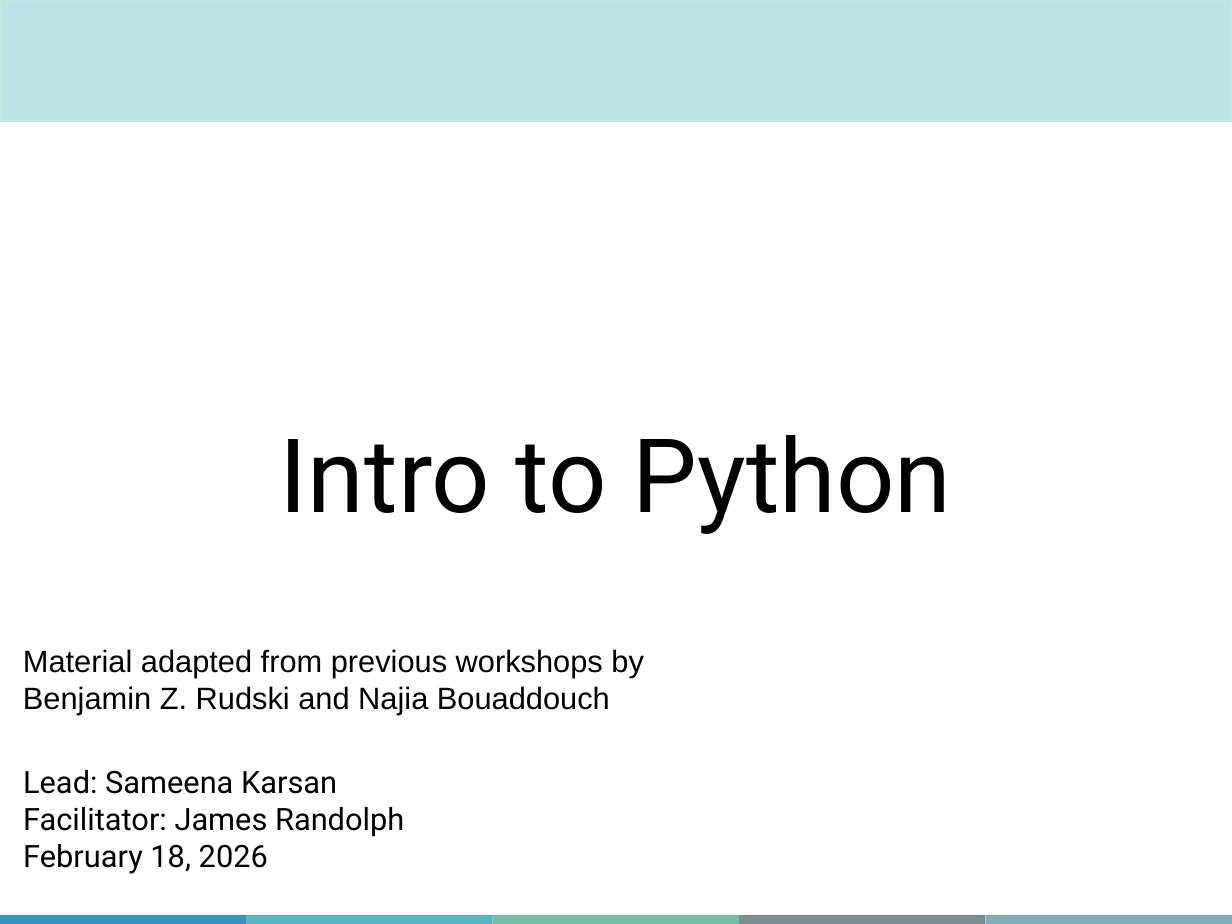
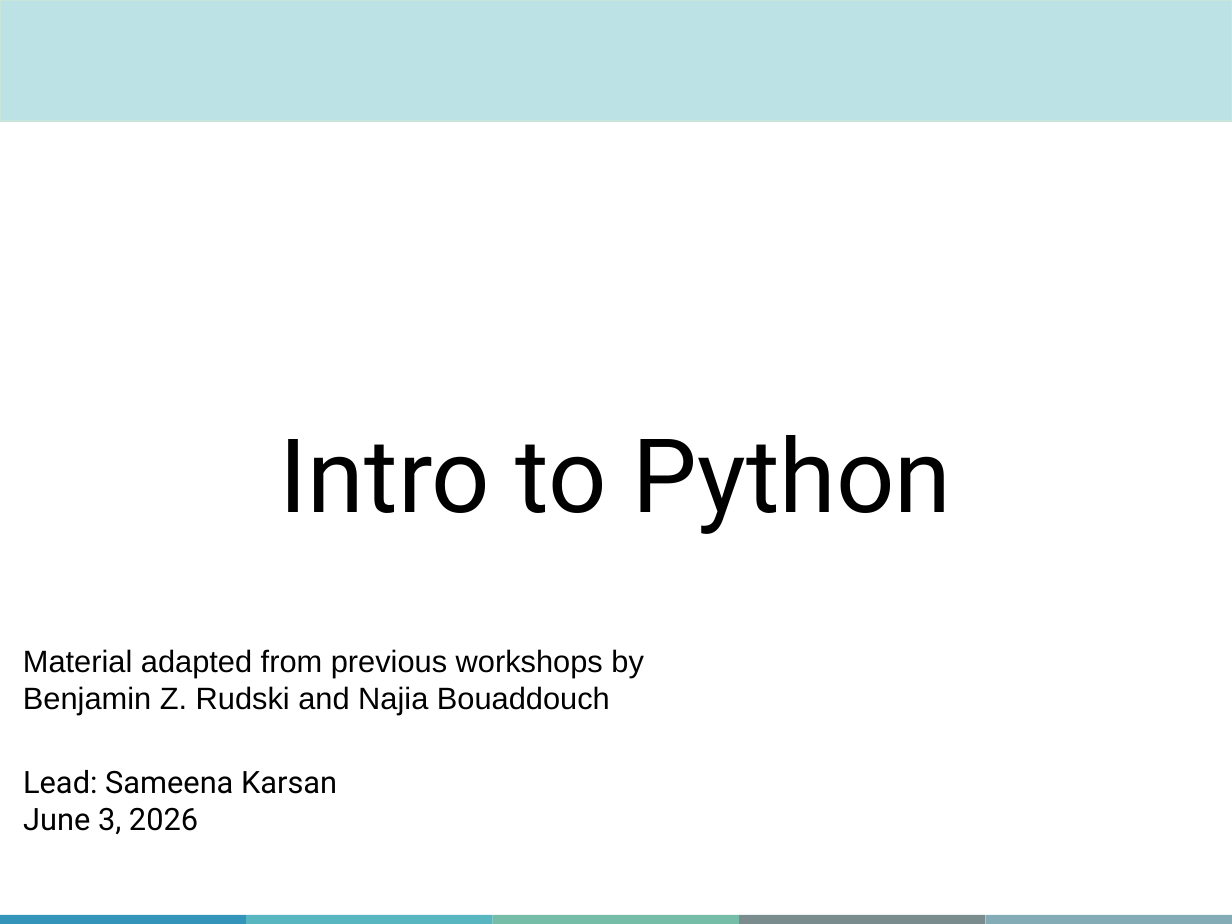
Before and after one commit to sameenakarsan/IntroToPython, a slide deck: slide 1 of Slides/QLS-MiCM_IntroToPython.pptx. Drawn at 1232x924 pixels with LibreOffice and Linux fonts; fonts in the diff are those of the drawing; background and template pictures are left out. Boxes give left, top, right and bottom in pixels: in the first picture for what was removed or moved away, otherwise in the second. Text is boxed around its words. In the diff, an @@ line names an element or a change of style, - is before the commit and + after.

```diff
--- a/Slides/QLS-MiCM_IntroToPython.pptx
+++ b/Slides/QLS-MiCM_IntroToPython.pptx
@@ text at (23,807,198,834): text changed @@
-Facilitator: James Randolph
-February 18, 2026
+June 3, 2026
```
Also in this commit, not shown: 1 other file.
